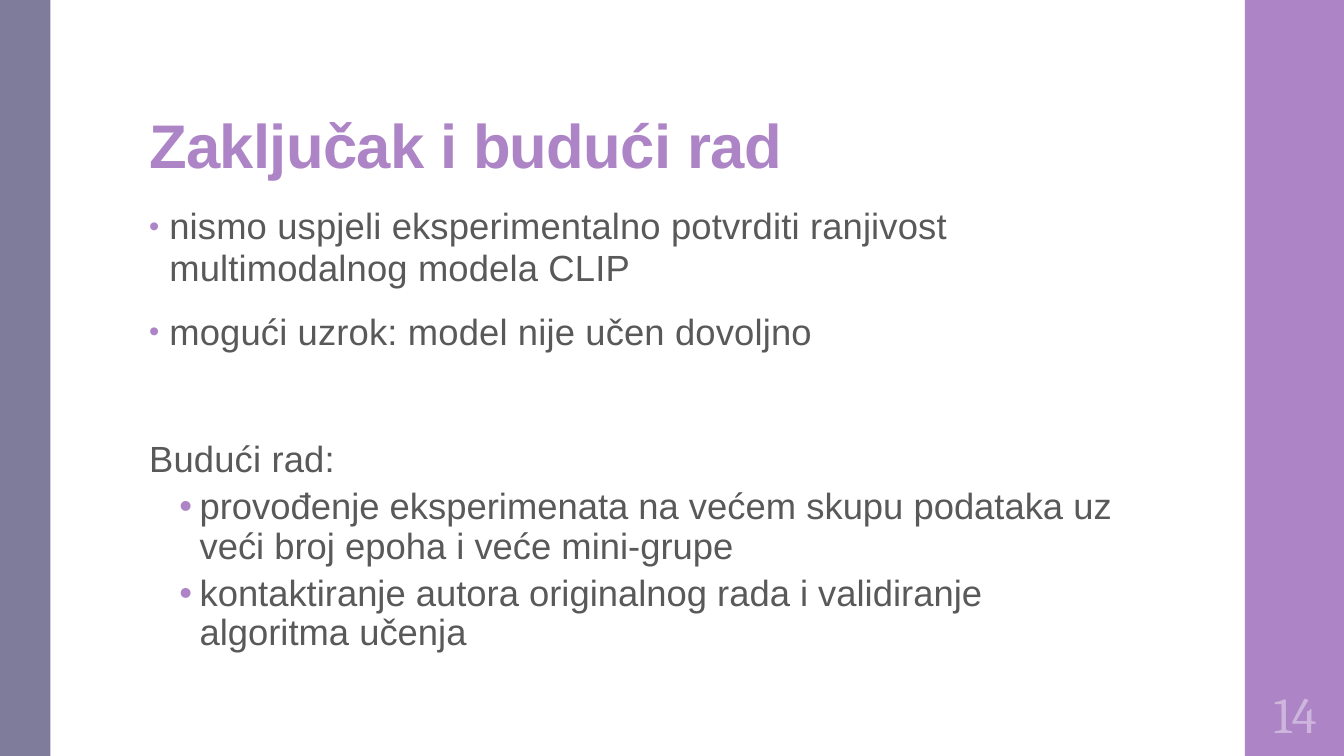
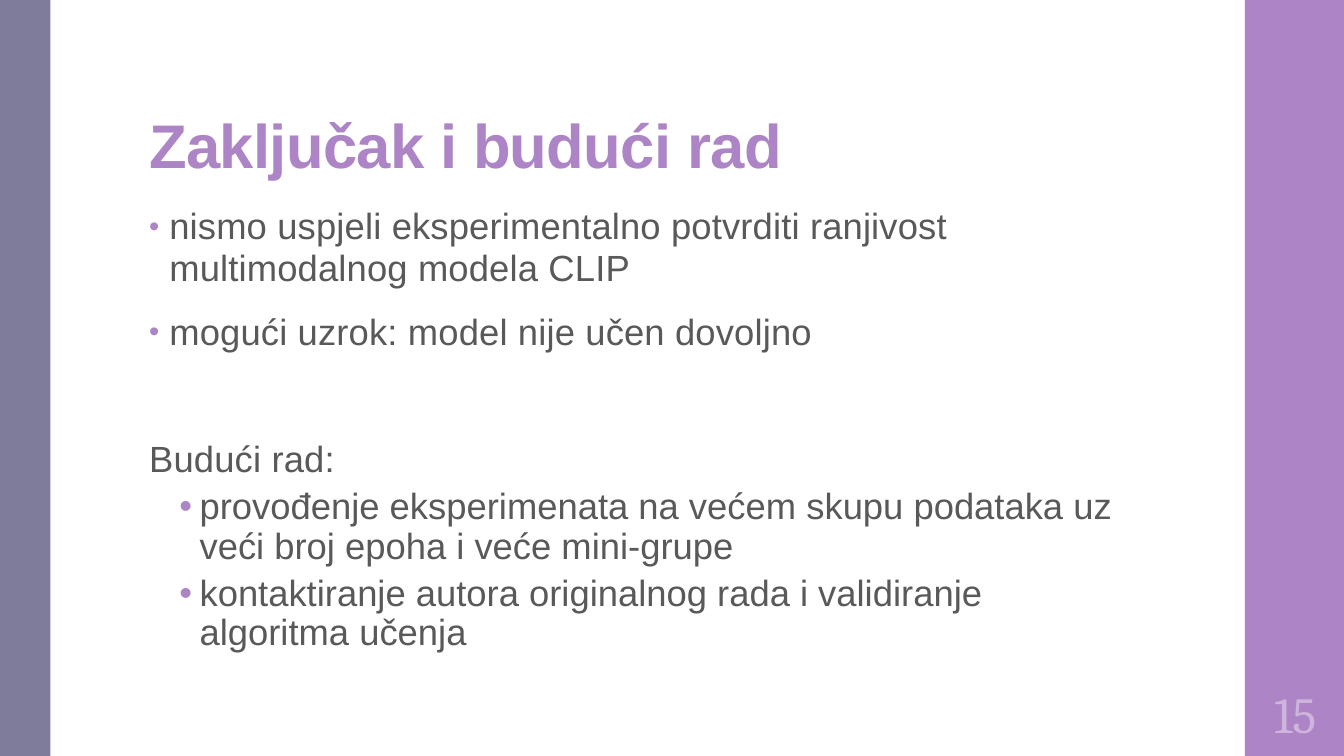
Before and after one commit to DomJamb/SafeCLIP, a slide deck: slide 17 of Prezentacija/Obrana od napada na multimodalne modele.pptx (slide 16 before the commit). Drawn at 1344x756 pixels with LibreOffice and Linux fonts; fonts in the diff are those of the drawing. Boxes give left, top, right and bottom in pixels: in the first picture for what was removed or moved away, otherwise in the second. Text is boxed around its words. In the diff, an @@ line names an element or a change of style, - is before the commit and + after.

```diff
--- a/Prezentacija/Obrana od napada na multimodalne modele.pptx
+++ b/Prezentacija/Obrana od napada na multimodalne modele.pptx
@@ text at box(1274, 700, 1316, 733): text changed @@
-14
+15
```
Also in this commit, not shown: 7 other slides changed, 1 slide added, 1 other file.
